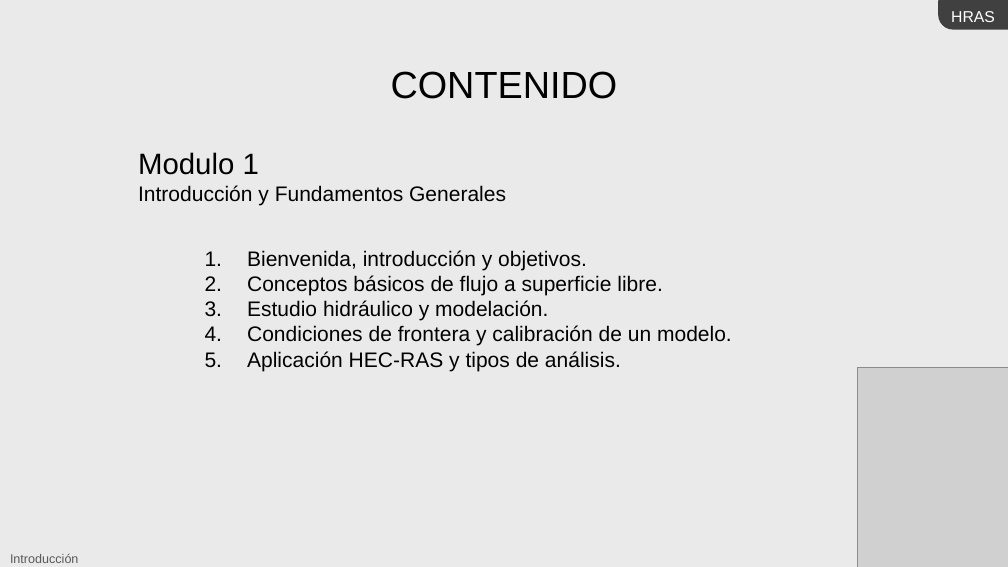
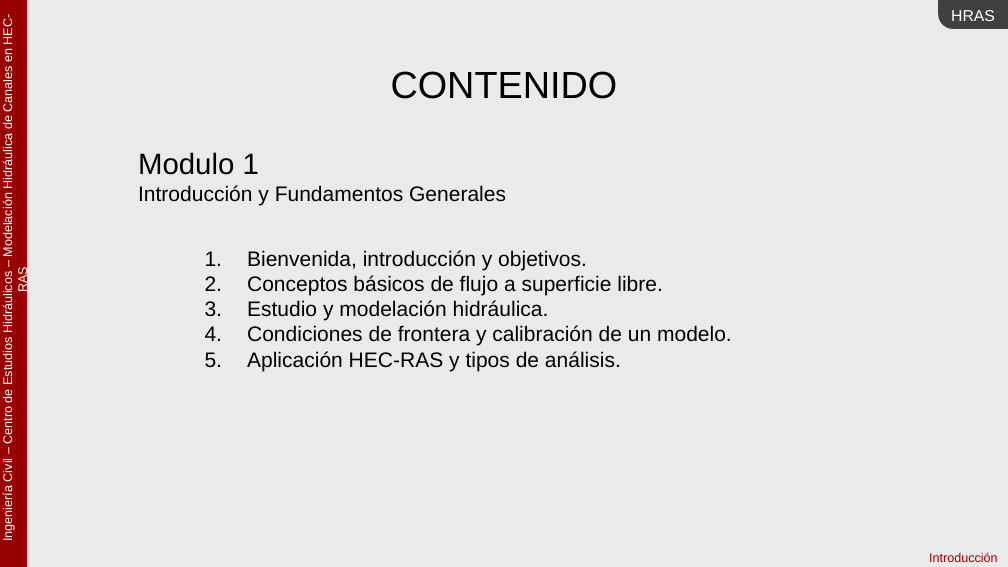
Before and after one commit to juanrodace/J.HRAS, a slide deck: slide 6 of Section01/Introduction/Introduccion_v0.pptx. Drawn at 1008x567 pixels with LibreOffice and Linux fonts; fonts in the diff are those of the drawing; grey boxes stand for pictures. Boxes give left, top, right and bottom in pixels: in the first picture for what was removed or moved away, otherwise in the second. Text is boxed around its words. In the diff, an @@ line names an element or a change of style, - is before the commit and + after.

```diff
--- a/Section01/Introduction/Introduccion_v0.pptx
+++ b/Section01/Introduction/Introduccion_v0.pptx
@@ rectangle added at (x1=0, y1=0, x2=26, y2=567), fill #990000, outline #990000 1.25 pt @@
@@ round diag rect added at (x1=6, y1=0, x2=24, y2=556), 12 pt, text #FFFFFF @@
+Ingeniería Civil – Centro de Estudios Hidráulicos – Modelación Hidráulica de Canales en HEC-RAS
@@ text at (x1=247, y1=300, x2=549, y2=321): text changed @@
-3. Estudio hidráulico y modelación.
+3. Estudio y modelación hidráulica.
@@ picture removed at (x1=858, y1=368, x2=1008, y2=567) @@
@@ round diag rect "Introducción" resized from (x1=0, y1=550, x2=141, y2=567) to (x1=810, y1=548, x2=1008, y2=567) @@
@@ round diag rect "Introducción" at (x1=810, y1=548, x2=1008, y2=567): text colour #595959 to #990000; alignment left to right @@
```
Also in this commit, not shown: 10 other slides changed, 1 slide removed, 5 other files.
